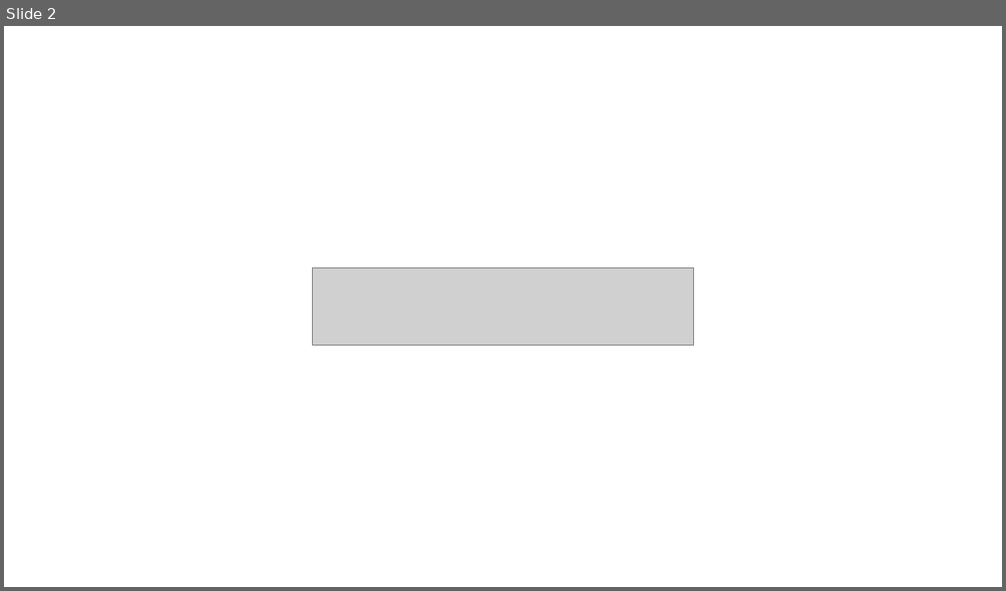
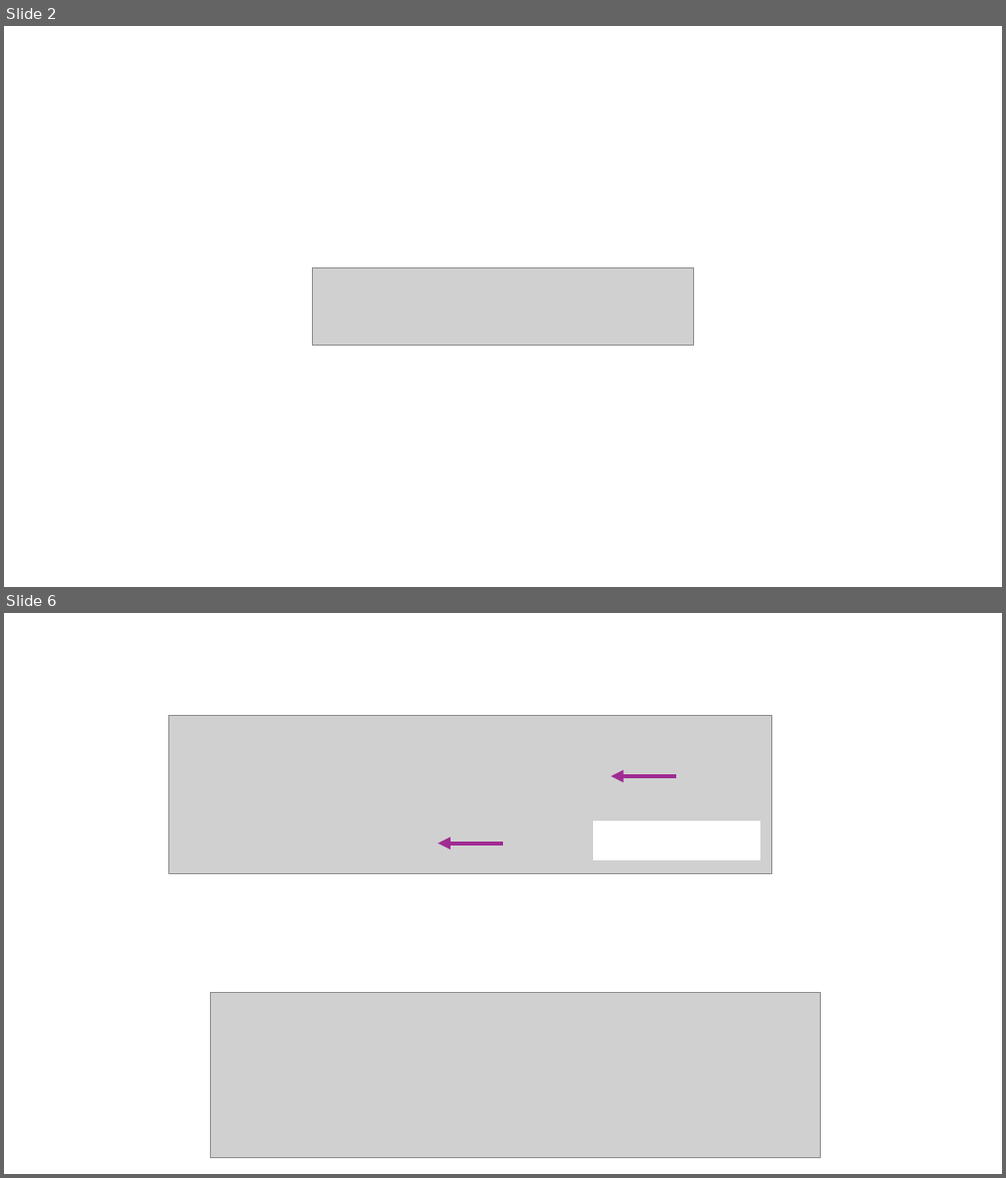
Before and after one commit to fthielen/escher_package_workshop, a slide deck: images/File to edit images.pptx. Shown one above the other, each under a label of ours: slide 2 before the commit, slides 2 and 6 after it; the slides between them are not shown. The pictures are 1006x591 and 1006x1178 pixels, drawn with LibreOffice and Linux fonts; fonts in the diff are those of the drawing; grey boxes stand for pictures. Boxes give left, top, right and bottom in pixels: in the first picture for what was removed or moved away, otherwise in the second. Text is boxed around its words. In the diff, an @@ line names an element or a change of style, - is before the commit and + after.

```diff
--- a/images/File to edit images.pptx
+++ b/images/File to edit images.pptx
@@ slide 6 added at (4,613,1002,1174), background #FFFFFF @@
@@ picture added at (168,716,772,873) @@
@@ arrow added from (676, 776) to (611, 776), #A02B93 4 pt @@
@@ arrow added from (503, 844) to (439, 844), #A02B93 4 pt @@
@@ rectangle added at (594,822,760,860), fill #FFFFFF, outline #FFFFFF 1.5 pt @@
@@ picture added at (210,993,820,1158) @@
```
Also in this commit, not shown: 10 other slides added, 29 other files.
